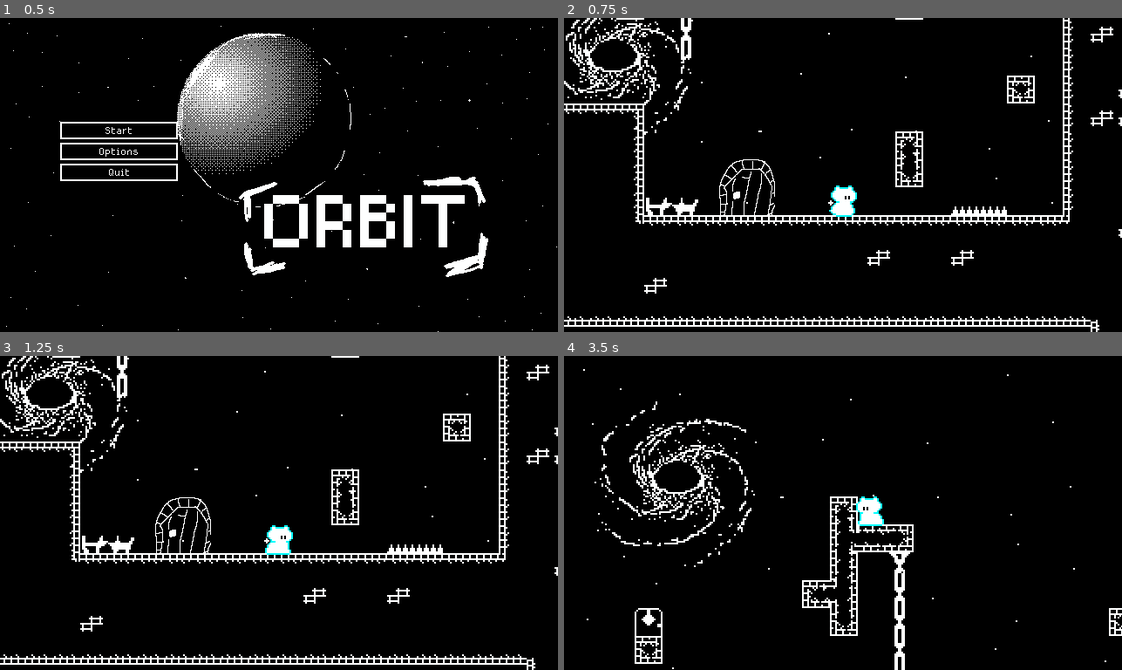
Above: before the commit, frames 1-4 (two rows, left to right).
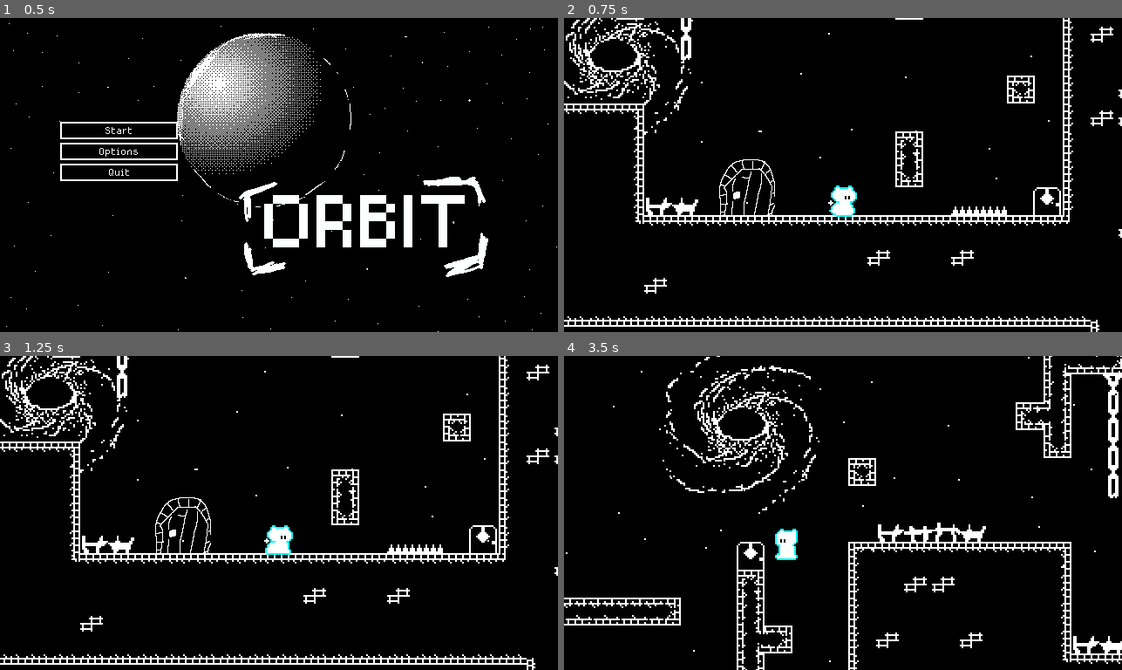
Above: after the commit, the same moments.

Repository: nathanielkaiserxyz/IndieCritical-Summer-Jam-2025
Game: Godot game, scene res://main_menu.tscn
Same seed, same stepped clock (60 frames per second), same inputs: the game is played once before the commit and once after it. Sound files missing from this copy of the repository are replaced by a short silence.
Inputs (mouse positions are in pixels of both pictures, inside the frame that each line leads up to):
- Up to frame 1 (0.5 s): no input
- Up to frame 2 (0.75 s): click "Start" at 0.5 s
- Up to frame 3 (1.25 s): no input
- Up to frame 4 (3.5 s): move the mouse to (965, 497) at 1.27 s; hold D (ui_right) 1.28-2.78 s; tap Space (ui_up) at 1.52, 2.27 s; move the mouse to (731, 528) at 2.02 s; move the mouse to (898, 443) at 2.77 s; hold A (ui_left) from 2.78 s (still down)

Frame 1 is identical in both runs. In frame 2, 0.1% of the frame differs, in the area x 84-90%, y 53-63%; in frame 3, 0.1%; in frame 4, 11%, in the area x 0-100%, y 0-100%.

Commit message:
new workflow test

Diff:
--- a/level_one.tscn
+++ b/level_one.tscn
@@ -700,10 +700,10 @@
 texture = ExtResource("10_i8j42")
 
 [node name="respawn_door1" parent="." instance=ExtResource("12_xq862")]
-position = Vector2(40, 136)
+position = Vector2(-24, 200)
 
 [node name="respawn_door2" parent="." instance=ExtResource("12_xq862")]
-position = Vector2(392, 104)
+position = Vector2(391, 248)
 
 [connection signal="area_entered" from="levelDoors" to="levelDoors" method="_on_area_entered"]
 [connection signal="body_entered" from="levelDoors" to="levelDoors" method="_on_body_entered"]
